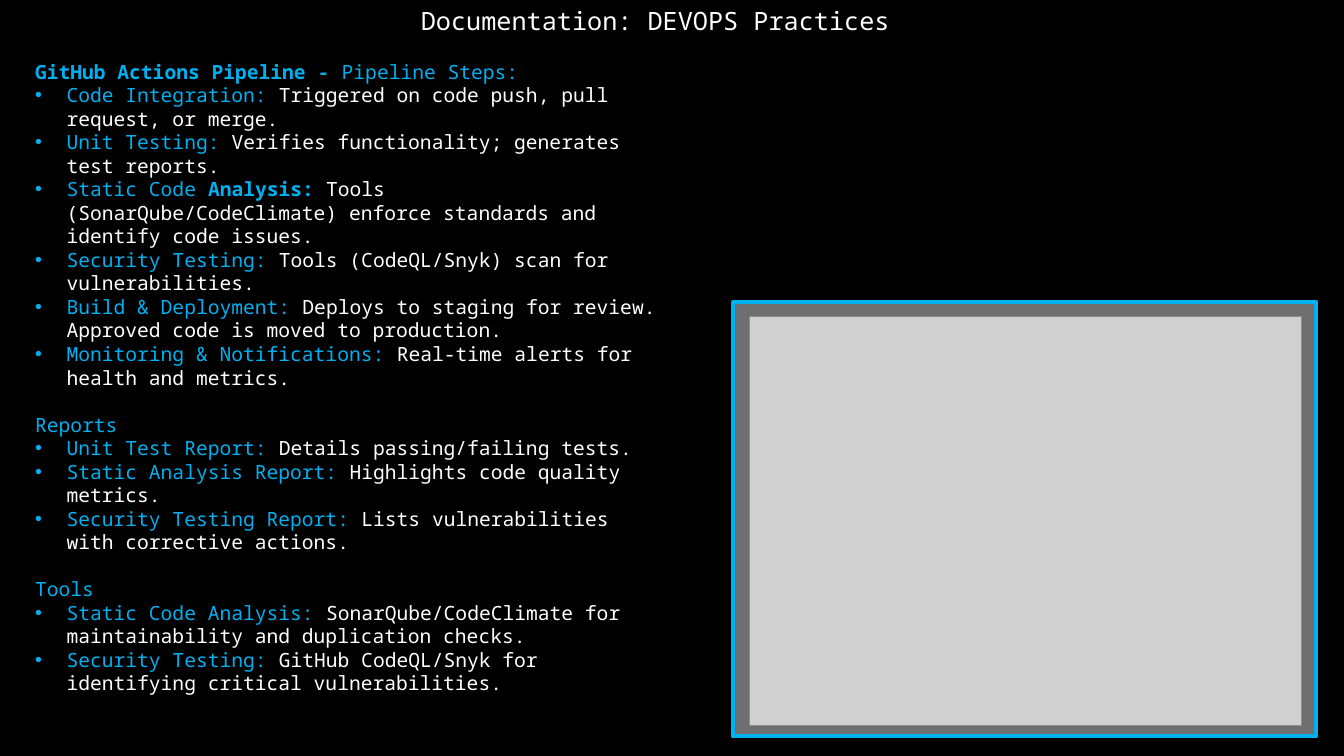
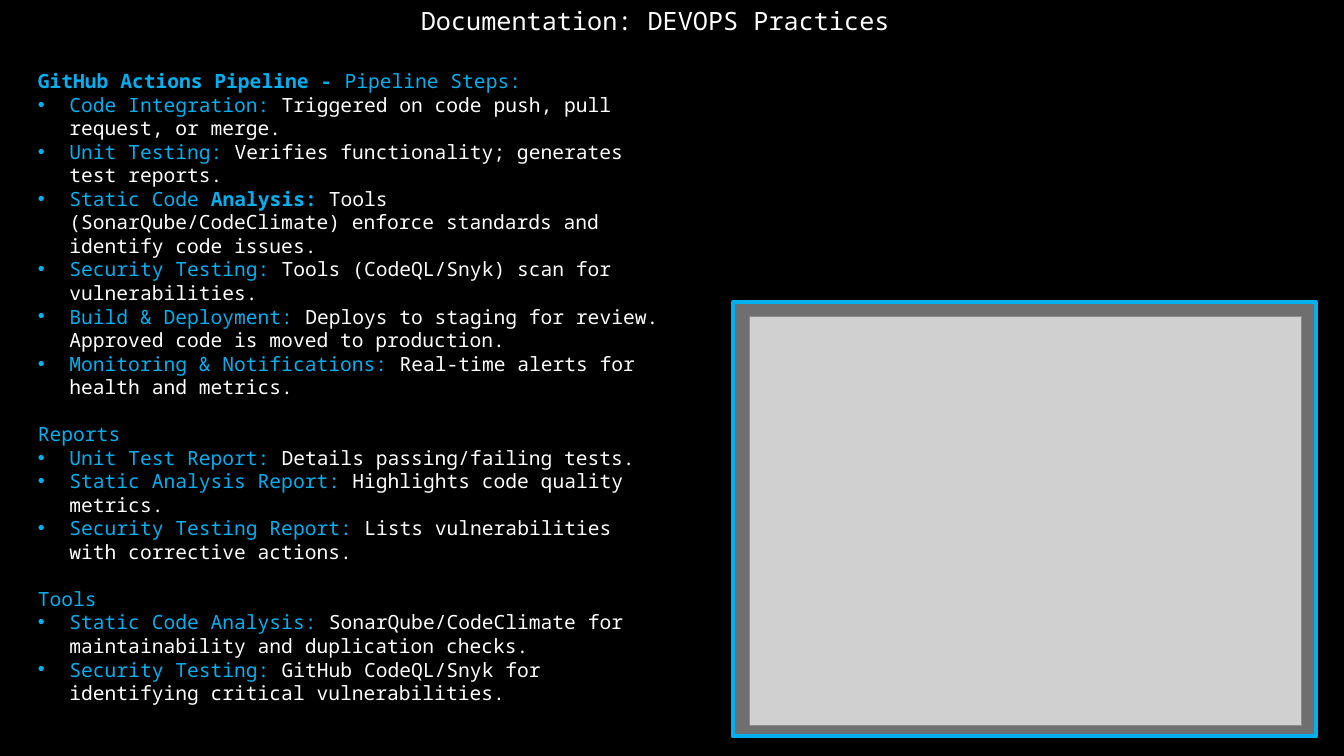
Before and after one commit to ST10019838/Team-Quaternary_XBCAD7319, a slide deck: slide 6 of Documentation/Presentation/docs-presentation-gs.pptx (slide 4 before the commit). Drawn at 1344x756 pixels with LibreOffice and Linux fonts; fonts in the diff are those of the drawing; grey boxes stand for pictures; background and template pictures are left out. Boxes give left, top, right and bottom in pixels: in the first picture for what was removed or moved away, otherwise in the second. Text is boxed around its words. In the diff, an @@ line names an element or a change of style, - is before the commit and + after.

```diff
--- a/Documentation/Presentation/docs-presentation-gs.pptx
+++ b/Documentation/Presentation/docs-presentation-gs.pptx
@@ text "GitHub Actions Pipeline - Pipeline ...": place and size @@
-text "GitHub Actions Pipeline - Pipeline ..." at box(35, 64, 655, 695)
+text "GitHub Actions Pipeline - Pipeline ..." at box(38, 73, 658, 705)
```
Also in this commit, not shown: 5 slides added, 2 other files.
